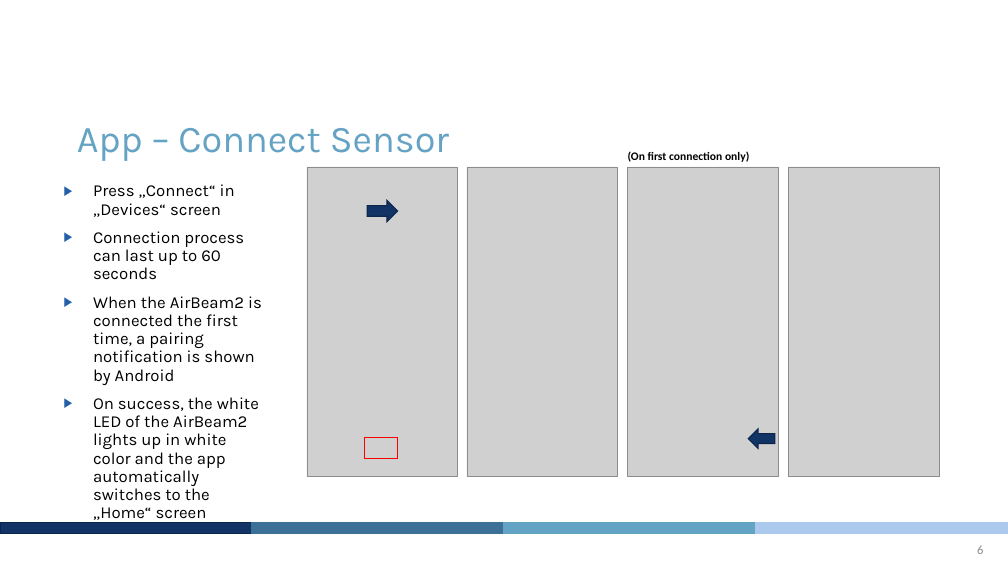
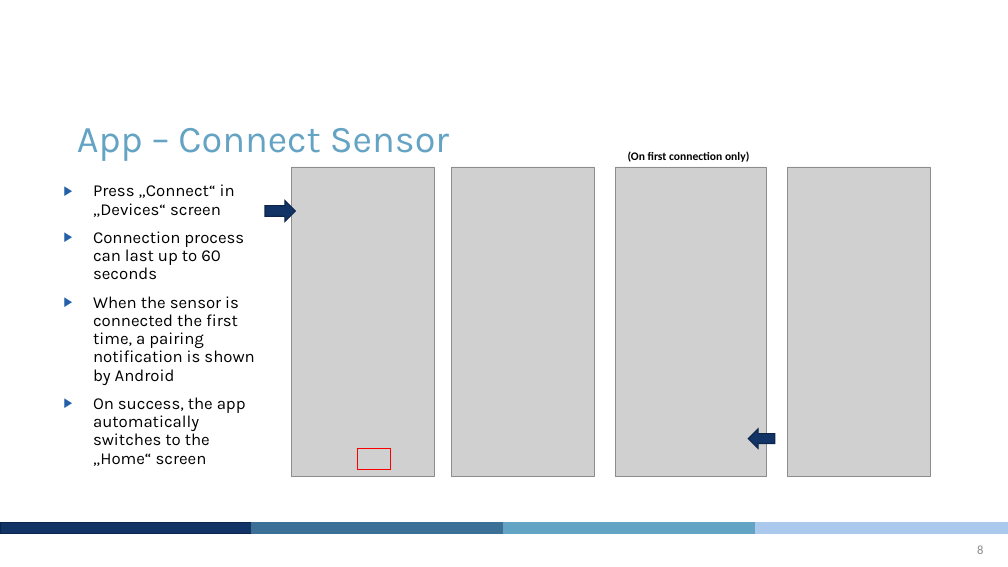
Before and after one commit to DE4L-Project/de4l-sensor-android-app, a slide deck: slide 8 of documentation/quickstart-airbeam2-de4l-app.pptx (slide 6 before the commit). Drawn at 1008x567 pixels with LibreOffice and Linux fonts; fonts in the diff are those of the drawing; grey boxes stand for pictures; background and template pictures are left out. Boxes give left, top, right and bottom in pixels: in the first picture for what was removed or moved away, otherwise in the second. Text is boxed around its words. In the diff, an @@ line names an element or a change of style, - is before the commit and + after.

```diff
--- a/documentation/quickstart-airbeam2-de4l-app.pptx
+++ b/documentation/quickstart-airbeam2-de4l-app.pptx
@@ picture: place and size @@
-picture at box(307, 167, 457, 477)
+picture at box(291, 167, 434, 477)
@@ picture: place and size @@
-picture at box(467, 167, 618, 477)
+picture at box(452, 167, 595, 477)
@@ picture: place and size @@
-picture at box(628, 167, 778, 477)
+picture at box(616, 167, 766, 477)
@@ picture: place and size @@
-picture at box(789, 167, 939, 477)
+picture at box(788, 167, 931, 477)
@@ down arrow: place and size @@
-down arrow at box(368, 200, 398, 222)
+down arrow at box(265, 200, 296, 222)
@@ text at box(93, 296, 254, 466): text changed @@
-▶ When the AirBeam2 is connected the first time, a pairing notification is shown by Android
-▶ On success, the white LED of the AirBeam2 lights up in white color and the app automatically switches to the „Home“ screen
+▶ When the sensor is connected the first time, a pairing notification is shown by Android
+▶ On success, the app automatically switches to the „Home“ screen
@@ rectangle: place and size @@
-rectangle at box(364, 438, 398, 459)
+rectangle at box(357, 448, 390, 470)
```
Also in this commit, not shown: 8 other slides changed, 2 slides added, 30 other files.
